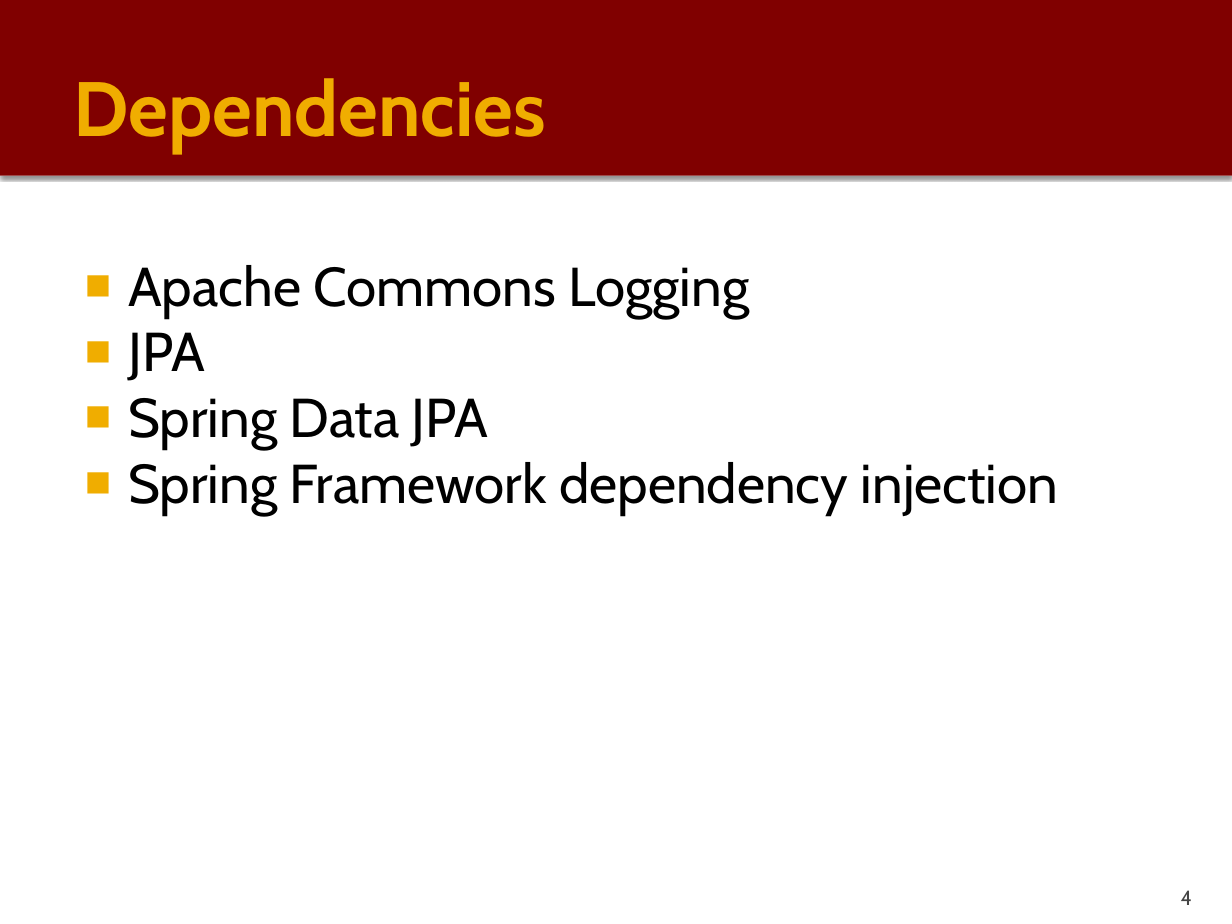
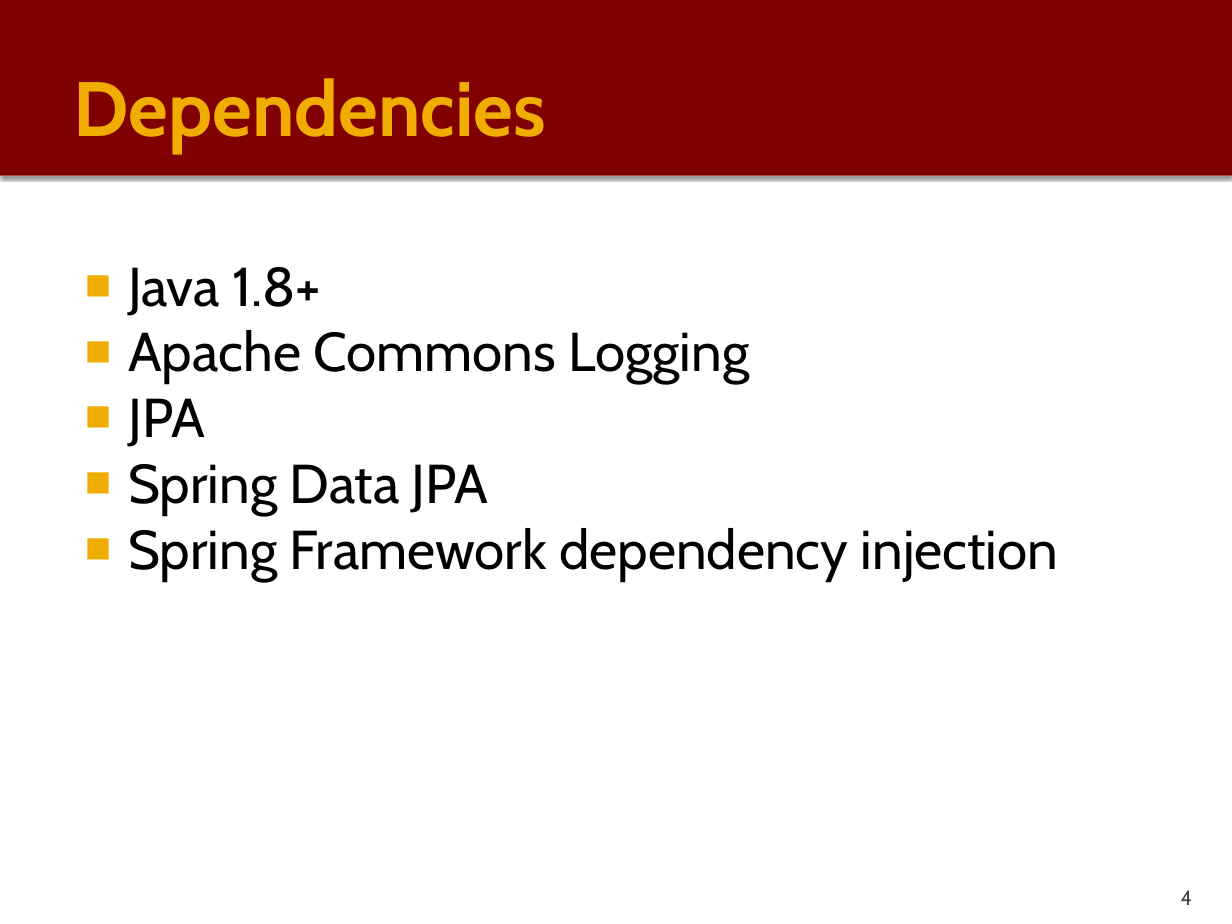
Before and after one commit to PauloGandraSousa/eapliframework, a slide deck: slide 4 of documentation/eapli.framework-Tech-Description.pptx. Drawn at 1232x924 pixels with LibreOffice and Linux fonts; fonts in the diff are those of the drawing. Boxes give left, top, right and bottom in pixels: in the first picture for what was removed or moved away, otherwise in the second. Text is boxed around its words. In the diff, an @@ line names an element or a change of style, - is before the commit and + after.

```diff
--- a/documentation/eapli.framework-Tech-Description.pptx
+++ b/documentation/eapli.framework-Tech-Description.pptx
@@ text at [128, 267, 321, 316]: paragraph added @@
+■ Java 1.8+
```
Also in this commit, not shown: 4 other slides changed, 1 slide added, 2 other files.
